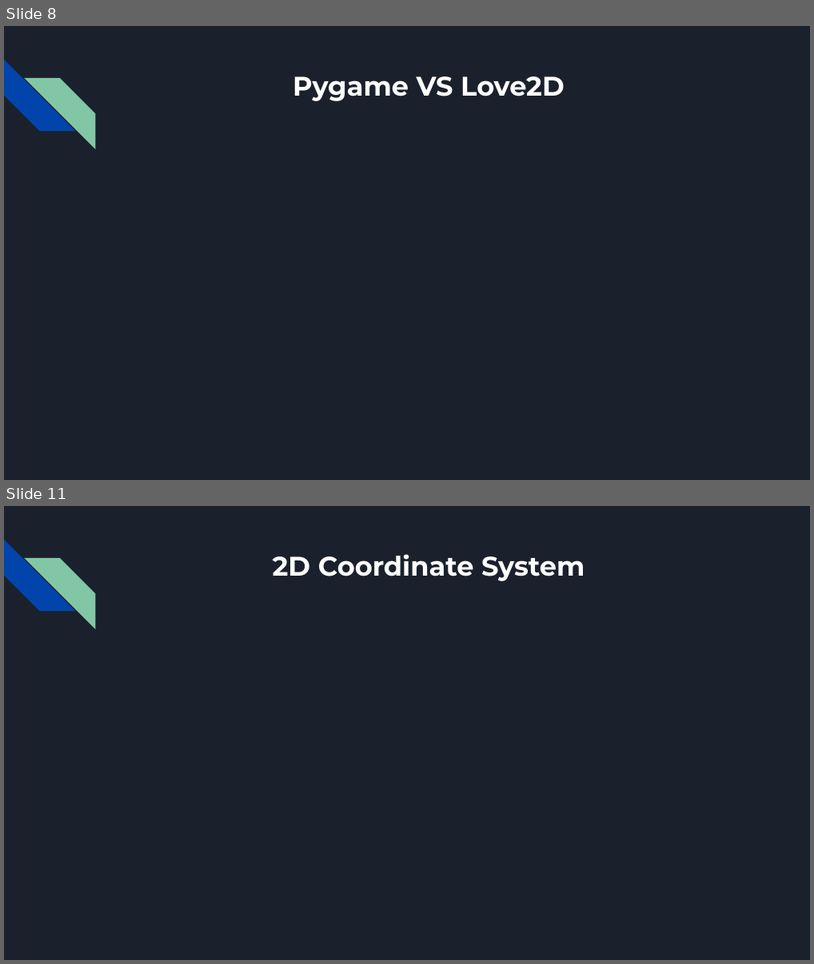
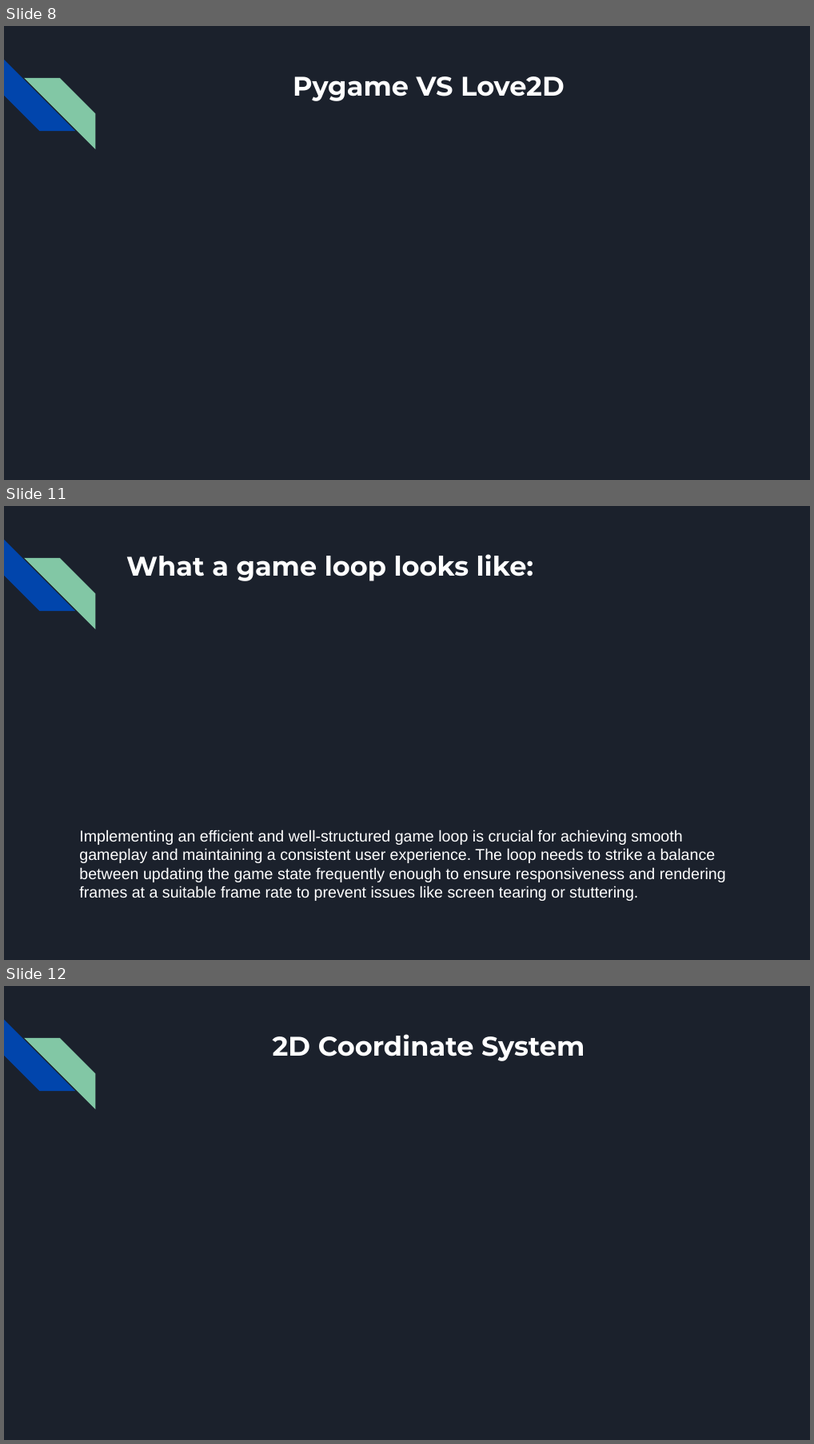
Before and after one commit to Apurv-henkare/Workshop, a slide deck: ppt/main_ppt.pptx. Shown one above the other, each under a label of ours: slides 8 and 11 before the commit, slides 8, 11 and 12 after it; the slides between them are not shown. The pictures are 814x964 and 814x1444 pixels, drawn with LibreOffice and Linux fonts; fonts in the diff are those of the drawing. Boxes give left, top, right and bottom in pixels: in the first picture for what was removed or moved away, otherwise in the second. Text is boxed around its words. In the diff, an @@ line names an element or a change of style, - is before the commit and + after.

```diff
--- a/ppt/main_ppt.pptx
+++ b/ppt/main_ppt.pptx
@@ slide 11 added at [4, 506, 810, 960], background #1B212C; not listed: 2 template elements that a slide beside it also shows @@
@@ title added at [126, 554, 534, 581], 24 pt, text #FFFFFF, bold @@
+What a game loop looks like:
@@ text added at [79, 829, 726, 900], 14 pt, text #FFFFFF @@
+Implementing an efficient and well-structured game loop is crucial for achieving smooth gameplay and maintaining a consistent user experience. The loop needs to strike a balance between updating the game state frequently enough to ensure responsiveness and rendering frames at a suitable frame rate to prevent issues like screen tearing or stuttering.
@@ what was slide 11 is now slide 12 @@
```
Also in this commit, not shown: 2 slides changed, 1 other slide added, 1 slide removed, 2 other files.
